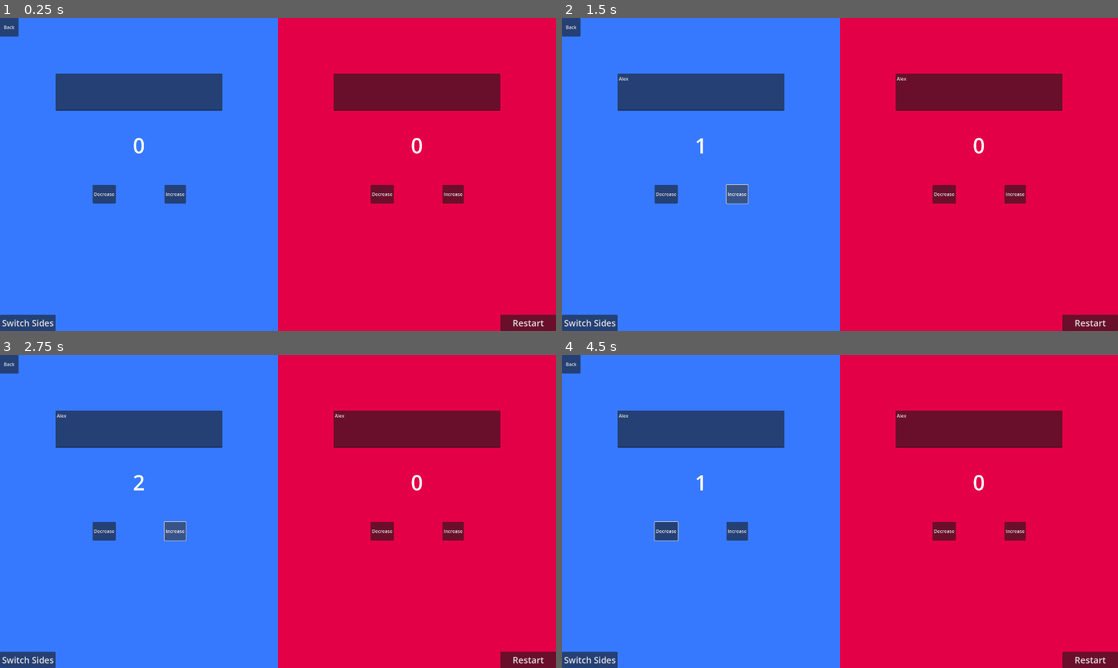
Above: before the commit, frames 1-4 (two rows, left to right).
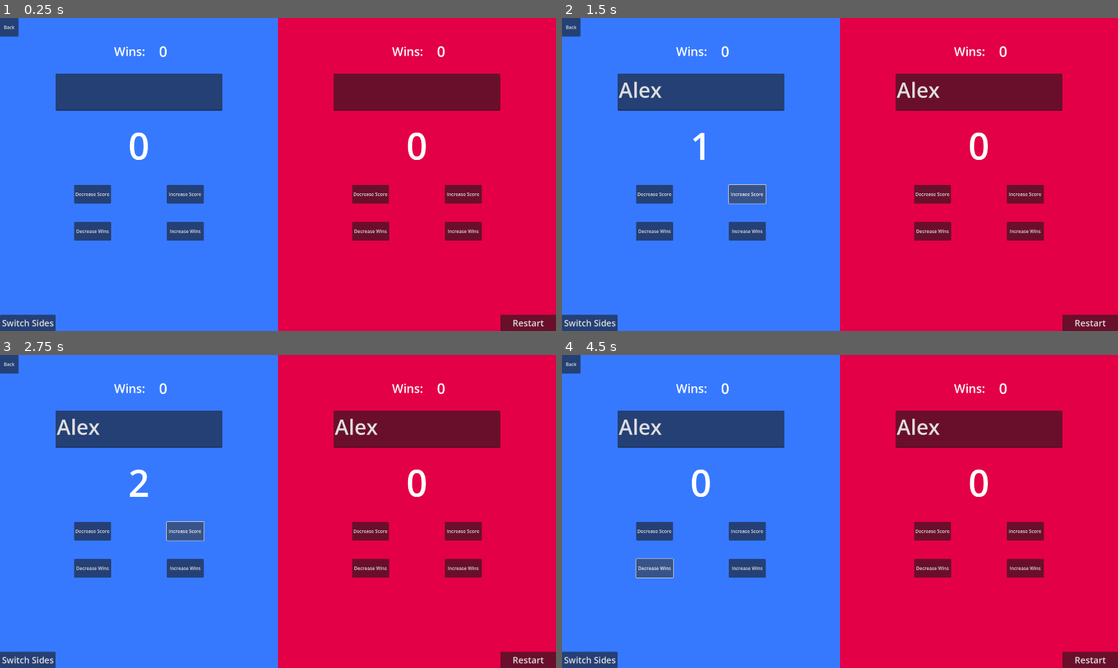
Above: after the commit, the same moments.

Repository: SweetRollStudios/PingPongV3
Game: Godot game, scene res://Scenes/Game.tscn
Two runs of this game, one before a commit and one after it. Both use one fixed random seed, a clock stepped at 60 frames per second and the inputs below. This scene is started directly instead of the project's main scene.
Inputs (mouse positions are in pixels of both pictures, inside the frame that each line leads up to):
- Up to frame 1 (0.25 s): no input
- Up to frame 2 (1.5 s): click (701, 93) at 0.52 s; type "Alex" at 0.6 s; click (979, 93) at 0.75 s; type "Alex" at 0.83 s; click (739, 193) at 1.25 s, where only the run before the commit has a clickable "Increase"
- Up to frame 3 (2.75 s): click (183, 530) at 2 s, where only the run after the commit has a clickable "Increase Score"
- Up to frame 4 (4.5 s): click (667, 530) at 2.75 s, where only the run before the commit has a clickable "Decrease"; click (656, 530) at 3.5 s, where only the run after the commit has a clickable "Decrease Score"; click (656, 567) at 4.25 s, where only the run after the commit has a clickable "Decrease Wins"

The runs differ from the first frame. In frame 1, 3.3% of the frame differs, in the area x 13-87%, y 8-72%; in frame 2, 3.6%; in frame 3, 3.7%; in frame 4, 3.8%, in the area x 10-87%, y 8-72%.

Commit message:
More Changes

Diff:
--- a/pingpongv3/Scenes/Game.tscn
+++ b/pingpongv3/Scenes/Game.tscn
@@ -1,7 +1,7 @@
 [gd_scene load_steps=5 format=3 uid="uid://bulko4dvr0x40"]
 
 [ext_resource type="PackedScene" uid="uid://bgflm2vwp10yo" path="res://Scenes/PlayerSide.tscn" id="1_crjyo"]
-[ext_resource type="Script" path="res://Scripts/GameController.gd" id="1_kkolv"]
+[ext_resource type="Script" path="res://Scripts/Control/GameController.gd" id="1_kkolv"]
 [ext_resource type="Script" path="res://Scenes/SwitchSidesButtonHandler.gd" id="3_bbeg0"]
 [ext_resource type="PackedScene" uid="uid://cxkguej31k3x5" path="res://Scenes/Buttons/change_scene_button.tscn" id="4_jg0mx"]
 
--- a/pingpongv3/Scenes/PlayerSide.tscn
+++ b/pingpongv3/Scenes/PlayerSide.tscn
@@ -1,6 +1,6 @@
 [gd_scene load_steps=2 format=3 uid="uid://bgflm2vwp10yo"]
 
-[ext_resource type="Script" path="res://Scripts/PlayerHandler.gd" id="1_us5uw"]
+[ext_resource type="Script" path="res://Scripts/Control/PlayerHandler.gd" id="1_us5uw"]
 
 [node name="Control" type="ColorRect"]
 anchors_preset = -1
@@ -15,45 +15,92 @@
 
 [node name="NameField" type="TextEdit" parent="."]
 layout_mode = 1
-anchors_preset = 14
-anchor_top = 0.5
-anchor_right = 1.0
-anchor_bottom = 0.5
-offset_left = 192.0
-offset_top = -348.0
-offset_right = -192.0
-offset_bottom = -220.0
+anchors_preset = -1
+anchor_left = 0.2
+anchor_top = 0.177778
+anchor_right = 0.8
+anchor_bottom = 0.296296
 grow_horizontal = 2
 grow_vertical = 2
+theme_override_font_sizes/font_size = 72
+metadata/_edit_use_anchors_ = true
 
 [node name="ScoreField" type="Label" parent="."]
 layout_mode = 1
 anchors_preset = -1
-anchor_left = 0.2
-anchor_top = 0.356
-anchor_right = 0.8
-anchor_bottom = 0.459
-offset_top = -0.480011
-offset_bottom = 0.279968
-theme_override_font_sizes/font_size = 72
+anchor_left = 0.333333
+anchor_top = 0.325926
+anchor_right = 0.666667
+anchor_bottom = 0.487963
+theme_override_font_sizes/font_size = 128
 horizontal_alignment = 1
 vertical_alignment = 1
+metadata/_edit_use_anchors_ = true
 
 [node name="IncreaseScoreButton" type="Button" parent="."]
-layout_mode = 0
-offset_left = 568.0
-offset_top = 576.0
-offset_right = 642.0
-offset_bottom = 640.0
-text = "Increase"
+layout_mode = 1
+anchors_preset = -1
+anchor_left = 0.6
+anchor_top = 0.533333
+anchor_right = 0.733333
+anchor_bottom = 0.592593
+text = "Increase Score"
+metadata/_edit_use_anchors_ = true
 
 [node name="DecreaseScoreButton" type="Button" parent="."]
+layout_mode = 1
+anchors_preset = -1
+anchor_left = 0.266667
+anchor_top = 0.533333
+anchor_right = 0.398958
+anchor_bottom = 0.592593
+text = "Decrease Score"
+metadata/_edit_use_anchors_ = true
+
+[node name="WinField" type="Label" parent="."]
+layout_mode = 1
+anchors_preset = -1
+anchor_left = 0.516667
+anchor_top = 0.0740741
+anchor_right = 0.658333
+anchor_bottom = 0.137963
+theme_override_font_sizes/font_size = 50
+horizontal_alignment = 1
+vertical_alignment = 1
+metadata/_edit_use_anchors_ = true
+
+[node name="WinsText" type="Label" parent="."]
 layout_mode = 0
-offset_left = 320.0
-offset_top = 576.0
-offset_right = 400.0
-offset_bottom = 640.0
-text = "Decrease"
+anchor_left = 0.4
+anchor_top = 0.0592593
+anchor_right = 0.533333
+anchor_bottom = 0.155556
+theme_override_font_sizes/font_size = 41
+text = "Wins:"
+horizontal_alignment = 1
+vertical_alignment = 1
+metadata/_edit_use_anchors_ = true
+
+[node name="DecreaseWinsButton" type="Button" parent="."]
+layout_mode = 0
+anchor_left = 0.266667
+anchor_top = 0.651852
+anchor_right = 0.4
+anchor_bottom = 0.711111
+text = "Decrease Wins"
+metadata/_edit_use_anchors_ = true
+
+[node name="IncreaseWinsButton" type="Button" parent="."]
+layout_mode = 1
+anchors_preset = -1
+anchor_left = 0.6
+anchor_top = 0.651852
+anchor_right = 0.733333
+anchor_bottom = 0.711111
+text = "Increase Wins"
+metadata/_edit_use_anchors_ = true
 
 [connection signal="button_up" from="IncreaseScoreButton" to="." method="_on_increase_score_button_button_up"]
 [connection signal="button_up" from="DecreaseScoreButton" to="." method="_on_decrease_score_button_button_up"]
+[connection signal="button_up" from="DecreaseWinsButton" to="." method="_on_decrease_wins_button_button_up"]
+[connection signal="button_up" from="IncreaseWinsButton" to="." method="_on_increase_wins_button_button_up"]
--- a/pingpongv3/Scripts/GameController.gd
+++ b/pingpongv3/Scripts/Control/GameController.gd
@@ -26,3 +26,7 @@
 	playerContainer.move_child($CanvasLayer/HBoxContainer/Player2,1)
 	$CanvasLayer/HBoxContainer/Player1/ScoreField.text = str(0)
 	$CanvasLayer/HBoxContainer/Player2/ScoreField.text = str(0)
+	$CanvasLayer/HBoxContainer/Player1/NameField.text = ""
+	$CanvasLayer/HBoxContainer/Player2/NameField.text = ""
+	$CanvasLayer/HBoxContainer/Player1/WinField.text = str(0)
+	$CanvasLayer/HBoxContainer/Player2/WinField.text = str(0)
--- a/pingpongv3/Scripts/PlayerHandler.gd
+++ b/pingpongv3/Scripts/Control/PlayerHandler.gd
@@ -4,6 +4,7 @@
 	var playerColor : Color = get_meta("PlayerColor")
 	self.set_color(playerColor)
 	$ScoreField.text = str(0)
+	$WinField.text = str(0)
 
 func _process(delta: float) -> void:
 	pass
@@ -20,4 +21,22 @@
 	var scoreField : Label = $ScoreField
 	var scoreFieldInt = int(scoreField.text)
 	scoreFieldInt = scoreFieldInt - 1
+	if(scoreFieldInt < 0):
+		scoreFieldInt = 0
 	scoreField.text = str(scoreFieldInt)
+
+
+func _on_decrease_wins_button_button_up() -> void:
+	var winField : Label = $WinField
+	var winFieldInt = int(winField.text)
+	winFieldInt = winFieldInt - 1
+	if(winFieldInt < 0):
+		winFieldInt = 0
+	winField.text = str(winFieldInt)
+
+
+func _on_increase_wins_button_button_up() -> void:
+	var winField : Label = $WinField
+	var winFieldInt = int(winField.text)
+	winFieldInt = winFieldInt + 1
+	winField.text = str(winFieldInt)
